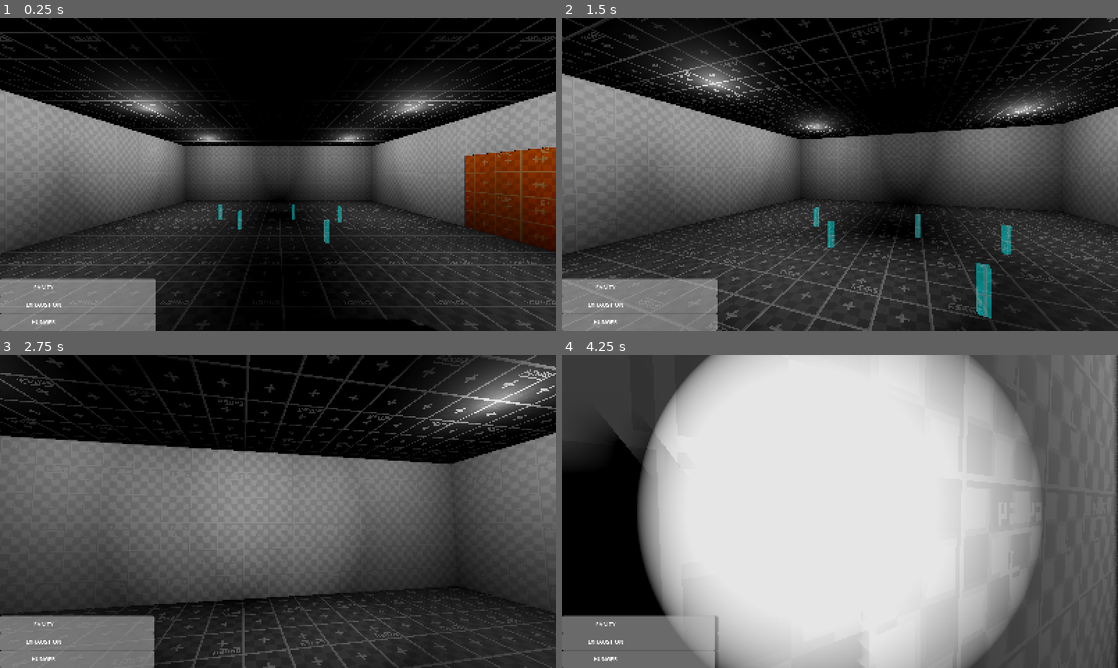
Above: before the commit, frames 1-4 (two rows, left to right).
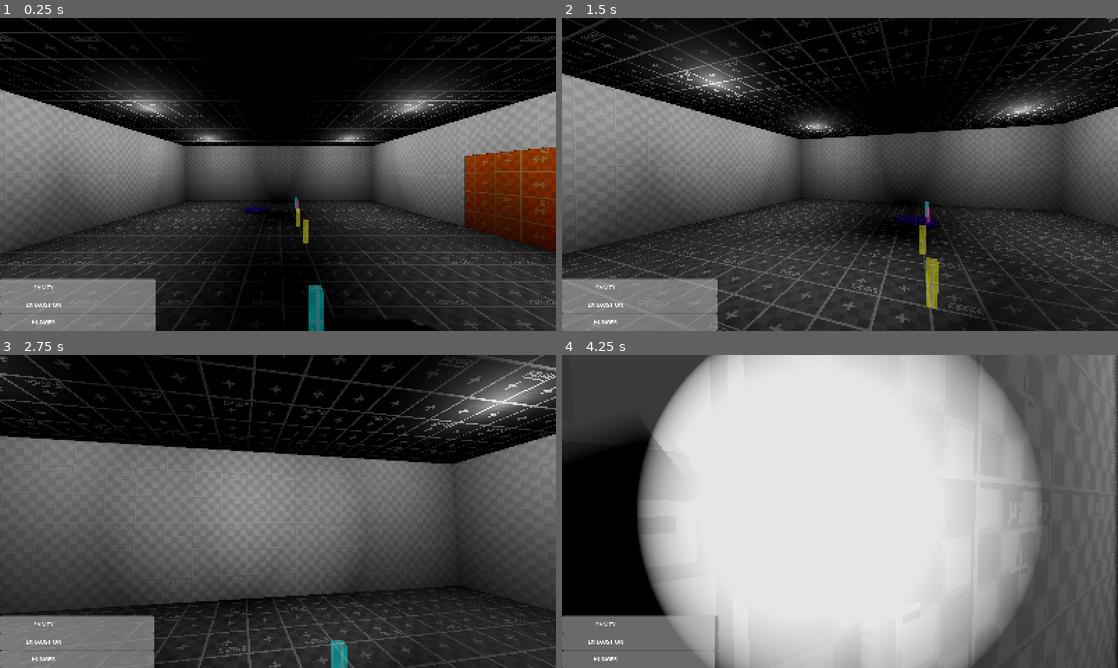
Above: after the commit, the same moments.

Repository: DustyBite/NoahProtocol
Game: Godot game, scene res://assets/TEMP/Scenes/TestingWorld.tscn
Same seed, same stepped clock (60 frames per second), same inputs: the game is played once before the commit and once after it.
Inputs (mouse positions are in pixels of both pictures, inside the frame that each line leads up to):
- Up to frame 1 (0.25 s): no input
- Up to frame 2 (1.5 s): tap Enter (ui_accept) at 0.5, 0.77 s; move the mouse to (867, 174) at 0.52 s; hold Ctrl (crouch) 0.53-1.28 s; hold W (forward) from 0.53 s (still down); move the mouse to (812, 174) at 1.27 s; tap F (flashlight) at 1.35 s
- Up to frame 3 (2.75 s): keep holding W (forward); tap Enter (ui_accept) at 1.52 s; move the mouse to (289, 505) at 2.02 s; hold E (interact) from 2.03 s (still down)
- Up to frame 4 (4.25 s): keep holding W (forward); move the mouse to (834, 517) at 2.77 s; release E (interact) at 2.78 s; click (834, 517) at 2.85 s; tap Enter (ui_accept) at 3.02, 3.77 s; move the mouse to (878, 514) at 3.52 s; right-click (878, 514) at 3.6 s

The runs differ from the first frame. In frame 1, 0.8% of the frame differs, in the area x 39-62%, y 57-100%; in frame 2, 1.5%; in frame 3, 7.0%, in the area x 0-100%, y 0-100%; in frame 4, 0.4%.

Commit message:
New BaseBotScript Added

Diff:
--- a/noah-protocol/assets/TEMP/Scenes/TestingWorld.tscn
+++ b/noah-protocol/assets/TEMP/Scenes/TestingWorld.tscn
@@ -5,9 +5,9 @@
 [ext_resource type="VoxelGIData" uid="uid://dux17gt4v6iad" path="res://assets/TEMP/Scenes/TestingWorld.VoxelGI_data.res" id="4_f8tqv"]
 [ext_resource type="PackedScene" uid="uid://bnr2yuqkqlt18" path="res://assets/interactables/cartridge/cartridgeCrate.tscn" id="5_02xml"]
 [ext_resource type="PackedScene" uid="uid://bo2nmrxaxn5nn" path="res://assets/TEMP/pallet/pallet.tscn" id="6_fmvhc"]
-[ext_resource type="PackedScene" uid="uid://cfr6037dw38lg" path="res://assets/TEMP/vehicles/palletCart/palletCart.tscn" id="7_gf6sq"]
-[ext_resource type="PackedScene" uid="uid://bjak7yqob2gwm" path="res://assets/TEMP/vehicles/pathMarkers/pathMarker.tscn" id="8_0bc61"]
-[ext_resource type="Script" uid="uid://3fip1xunc5pm" path="res://assets/TEMP/vehicles/pathMarkers/pathManager.gd" id="8_4lmr3"]
+[ext_resource type="PackedScene" uid="uid://cfr6037dw38lg" path="res://assets/bots/palletbot/palletBot.tscn" id="7_gf6sq"]
+[ext_resource type="PackedScene" uid="uid://bjak7yqob2gwm" path="res://assets/bots/pathMarkers/pathMarker.tscn" id="8_0bc61"]
+[ext_resource type="Script" uid="uid://3fip1xunc5pm" path="res://assets/bots/pathMarkers/pathManager.gd" id="8_4lmr3"]
 [ext_resource type="Environment" uid="uid://6vloryp1odkx" path="res://assets/TEMP/Environment.tres" id="15_eumgo"]
 
 [node name="root" type="Node3D" unique_id=1108410745]
@@ -41,33 +41,34 @@
 [node name="pallet" parent="." unique_id=1923136724 instance=ExtResource("6_fmvhc")]
 transform = Transform3D(1, 0, 0, 0, 1, 0, 0, 0, 1, -2.1756968, 0.14999959, 0.6680589)
 
-[node name="palletCart" parent="." unique_id=702302899 node_paths=PackedStringArray("chargePos", "palletGrabTEMP") instance=ExtResource("7_gf6sq")]
-transform = Transform3D(0.99999994, 0, 0, 0, 1, 0, 0, 0, 0.99999994, 2.8129153, 0.2469086, 1.5607176)
-chargePos = NodePath("../CHARGEPOS")
-palletGrabTEMP = NodePath("../pallet")
+[node name="palletBot" parent="." unique_id=702302899 node_paths=PackedStringArray("pathManager", "chargerObj") instance=ExtResource("7_gf6sq")]
+transform = Transform3D(0.99999994, 0, 0, 0, 1, 0, 0, 0, 0.99999994, 1.0560327, 0.24690884, 8.183881)
+moveSpeed = 1.0
+pathManager = NodePath("../botPathMarkers")
+chargerObj = NodePath("../CHARGEPOS")
 
 [node name="CHARGEPOS" type="Marker3D" parent="." unique_id=1994335116]
-transform = Transform3D(1, 0, 0, 0, 1, 0, 0, 0, 1, 0, 0, 5.3212733)
+transform = Transform3D(1, 0, 0, 0, 1, 0, 0, 0, 1, -2.1438968, 0, 3.3684149)
 
 [node name="botPathMarkers" type="Node3D" parent="." unique_id=1356329290]
 script = ExtResource("8_4lmr3")
 
 [node name="MarkerA" parent="botPathMarkers" unique_id=1273002714 node_paths=PackedStringArray("neighbors") instance=ExtResource("8_0bc61")]
-transform = Transform3D(1, 0, 0, 0, 1, 0, 0, 0, 1, -1.7735595, -1.1920929e-07, 6.3794193)
-neighbors = [NodePath("../MarkerB"), NodePath("../MarkerD")]
+transform = Transform3D(1, 0, 0, 0, 1, 0, 0, 0, 1, -0.6900779, -1.1920929e-07, 8.738953)
+neighbors = [NodePath("../MarkerB")]
 
 [node name="MarkerB" parent="botPathMarkers" unique_id=1614690176 node_paths=PackedStringArray("neighbors") instance=ExtResource("8_0bc61")]
-transform = Transform3D(1, 0, 0, 0, 1, 0, 0, 0, 1, -0.42163908, -2.3841858e-07, 6.747345)
+transform = Transform3D(1, 0, 0, 0, 1, 0, 0, 0, 1, -0.67612785, -1.1920929e-07, 7.758672)
 neighbors = [NodePath("../MarkerA"), NodePath("../MarkerC")]
 
 [node name="MarkerC" parent="botPathMarkers" unique_id=355448631 node_paths=PackedStringArray("neighbors") instance=ExtResource("8_0bc61")]
-transform = Transform3D(1, 0, 0, 0, 1, 0, 0, 0, 1, 1.0428298, -3.5762787e-07, 5.6570406)
-neighbors = [NodePath("../MarkerB"), NodePath("../MarkerD"), NodePath("../MarkerE")]
+transform = Transform3D(1, 0, 0, 0, 1, 0, 0, 0, 1, -0.48875153, -3.5762787e-07, 5.9078956)
+neighbors = [NodePath("../MarkerB"), NodePath("../MarkerD")]
 
 [node name="MarkerD" parent="botPathMarkers" unique_id=2102942211 node_paths=PackedStringArray("neighbors") instance=ExtResource("8_0bc61")]
-transform = Transform3D(1, 0, 0, 0, 1, 0, 0, 0, 1, -0.9687474, -3.5762787e-07, 4.577503)
-neighbors = [NodePath("../MarkerC"), NodePath("../MarkerA")]
+transform = Transform3D(1, 0, 0, 0, 1, 0, 0, 0, 1, -0.52215266, -3.5762787e-07, 4.5490847)
+neighbors = [NodePath("../MarkerC"), NodePath("../MarkerE")]
 
 [node name="MarkerE" parent="botPathMarkers" unique_id=1325421880 node_paths=PackedStringArray("neighbors") instance=ExtResource("8_0bc61")]
-transform = Transform3D(1, 0, 0, 0, 1, 0, 0, 0, 1, 1.8611047, -1.1920929e-07, 6.736345)
-neighbors = [NodePath("../MarkerC")]
+transform = Transform3D(1, 0, 0, 0, 1, 0, 0, 0, 1, -0.26738524, -1.1920929e-07, 2.0464468)
+neighbors = [NodePath("../MarkerD")]
--- /dev/null
+++ b/noah-protocol/assets/bots/botScriptBase.gd
@@ -0,0 +1,85 @@
+extends RigidBody3D
+class_name botBase
+
+#misc Vars
+var currentTask: String = "idle"
+
+#Movement Vars
+@export_group("Movement")
+@export var angelWindow: float = .5
+@export var rotationSpeed: float = 1.0
+@export var moveSpeed: float = 3.0
+@export var locTolerance: float = 0.05
+@export var pathManager: Node3D
+var pathNodes: Array
+var currentPathPos: int = 0
+var currentNode: Node
+var previousNode: Node
+var location: String = ""
+
+#Battery/Charger Vars
+@export_group("Battery & Charger")
+@export var chargerObj: Node
+
+func _ready() -> void:
+	pass # Replace with function body.
+
+
+# Called every frame. 'delta' is the elapsed time since the previous frame.
+func _process(_delta: float) -> void:
+
+	checkTask()
+
+func _physics_process(delta: float) -> void:
+
+	if location == "movement":
+		moveTo(delta)
+
+func checkTask():
+	match currentTask:
+		"idle":
+			var botPos = global_position
+			botPos.y = 0
+			var chargerPos = chargerObj.global_position
+			chargerPos.y = 0
+			if botPos.distance_to(chargerPos) < locTolerance:
+				if location == "charger":
+					return
+				location = "charger"
+				pathManager.clearPath(pathNodes)
+				pathNodes.clear()
+				return
+			else:
+				location = "movement"
+				if !pathNodes.is_empty():
+					return
+
+				var markA = pathManager.findClosest(self)
+				var markB = pathManager.findClosest(chargerObj)
+				pathNodes = pathManager.getPath(markA, markB)
+				pathNodes.append(chargerObj)
+				currentNode = pathNodes[0]
+				currentNode.indicator = "target"
+
+func moveTo(delta):
+	if pathNodes.is_empty():
+		return
+
+	var botPos = global_position
+	var curNodePos = currentNode.global_position
+	curNodePos.y = botPos.y
+	if botPos.distance_to(curNodePos) < locTolerance:
+		getNextNode()
+	elif botPos.distance_to(curNodePos) > locTolerance:
+		global_position = global_position.move_toward(curNodePos, moveSpeed * delta)
+		return
+
+func getNextNode():
+	currentPathPos += 1
+	if currentPathPos < pathNodes.size():
+		if previousNode != null and "indicator" in previousNode:
+			previousNode.indicator = "plain"
+		previousNode = currentNode
+		currentNode = pathNodes[currentPathPos]
+		if "indicator" in currentNode:
+			currentNode.indicator = "target"
--- a/noah-protocol/assets/TEMP/vehicles/palletCart/palletCart.tscn
+++ b/noah-protocol/assets/bots/palletbot/palletBot.tscn
@@ -1,7 +1,7 @@
 [gd_scene format=3 uid="uid://cfr6037dw38lg"]
 
 [ext_resource type="Material" uid="uid://cgjk75ltym2hg" path="res://DevAssets/Materials/PalletOne/DM_Violet.tres" id="1_gfh8h"]
-[ext_resource type="Script" uid="uid://d4ar2yyviyvfp" path="res://assets/TEMP/vehicles/palletCart/palletCartScript.gd" id="1_tmoy2"]
+[ext_resource type="Script" uid="uid://ch01pk16d2t8m" path="res://assets/bots/palletbot/palletBotScript.gd" id="1_k3lcn"]
 
 [sub_resource type="CylinderShape3D" id="CylinderShape3D_0bc61"]
 height = 0.1
@@ -12,11 +12,11 @@
 [sub_resource type="BoxMesh" id="BoxMesh_g4v7s"]
 size = Vector3(0.1, 0.09, 0.1)
 
-[node name="palletCart" type="RigidBody3D" unique_id=702302899]
+[node name="palletBot" type="RigidBody3D" unique_id=702302899]
 collision_layer = 8
 collision_mask = 9
 center_of_mass_mode = 1
-script = ExtResource("1_tmoy2")
+script = ExtResource("1_k3lcn")
 
 [node name="CollisionShape3D" type="CollisionShape3D" parent="." unique_id=639908087]
 transform = Transform3D(1, 0, 0, 0, 1, 0, 0, 0, 1, 0, 0.05, 0)
--- /dev/null
+++ b/noah-protocol/assets/bots/palletbot/palletBotScript.gd
@@ -0,0 +1,12 @@
+extends botBase
+
+# Called when the node enters the scene tree for the first time.
+func _ready() -> void:
+	super._ready()
+	pass # Replace with function body.
+
+
+# Called every frame. 'delta' is the elapsed time since the previous frame.
+func _process(delta: float) -> void:
+	super._process(delta)
+	pass
--- a/noah-protocol/assets/TEMP/vehicles/palletCart/palletCartScript.gd
+++ b/noah-protocol/assets/bots/palletbot/palletCartScriptOLD.gd
@@ -2,15 +2,17 @@
 
 # Exports
 
-@export var nodes: Array[Marker3D]
+@export var pathNodes: Array
 @export var angelWindow: float = .5
 @export var rotationSpeed: float = 1.0
 @export var moveSpeed: float = 3.0
+@export var pathManager: Node3D
+@export var locationTolerance: float = .05
 
 @export_group("Battery")
 @export var batActiveDrainRate : float = 1.0
 @export var batPassiveDrainRate : float = 0.5
-@export var chargePos : Node
+@export var chargeObj : Node
 
 @export_group("TEMP")
 @export var palletGrabTEMP: Node
@@ -29,6 +31,7 @@
 var savedTarget : Node
 
 var batLevel : float = 100
+var batDrainRate : float = 1.0
 var batDead : bool = false
 var batNeedCharge: bool = false
 
@@ -37,26 +40,18 @@
 var palletGrabbed: bool = false
 
 var hasTask: bool = false
+var currentTask: String = "idle"
 
-func _ready() -> void:
-	if palletGrabTEMP != null:
-		arrived = false
-		currentTarget = palletGrabTEMP
-		targetPallet = true
-
-func _process(delta: float) -> void:
+func _process(_delta: float) -> void:
 	if batDead:
 		return
+
+	checkTask()
 
 	if arrived and !batNeedCharge:
 		getNextPoint()
 
-	if moving or rotating:
-		batLevel -= delta * batActiveDrainRate
-	else:
-		batLevel -= delta * batPassiveDrainRate
-
-	#print(batLevel)
+	#batLevel -= delta * batDrainRate
 
 	if batLevel < 50:
 		batNeedCharge = true
@@ -67,11 +62,21 @@
 	if batDead:
 		return
 
-	if !batNeedCharge:
-		botMovement(currentTarget,delta)
-	else:
-		savedTarget = currentTarget
-		chargeBot(chargePos,delta)
+	botMovement(currentTarget,delta)
+
+func checkTask():
+	match currentTask:
+		"idle":
+			var botPos = global_position
+			botPos.y = 0
+			var chargerPos = chargeObj.global_position
+			chargerPos.y = 0
+			if botPos.distance_to(chargerPos) < locationTolerance:
+				return
+			else:
+				var markA = pathManager.findClosest(self)
+				var markB = pathManager.findClosest(chargeObj)
+				pathNodes = pathManager.getPath(markA, markB)
 
 func botMovement(target, delta):
 	if target == null:
@@ -96,7 +101,6 @@
 		arrived = true
 
 func moveToTarget(target, delta):
-	var locationTolerance = .05
 	var targetPos = target.global_position
 	targetPos.y = global_position.y
 
@@ -123,20 +127,20 @@
 		rotating = false
 
 func getNextPoint():
-	if nodes == null:
+	if pathNodes == null:
 		return
 
 	if !hasTask:
-		currentTarget = chargePos
+		currentTarget = chargeObj
 		return
 
-	if targetCount < nodes.size():
-		currentTarget = nodes[targetCount]
+	if targetCount < pathNodes.size():
+		currentTarget = pathNodes[targetCount]
 		targetCount += 1
 		arrived = false
 	else:
 		targetCount = 0
-		currentTarget = nodes[targetCount]
+		currentTarget = pathNodes[targetCount]
 		arrived = false
 
 func chargeBot(target, delta):
--- a/noah-protocol/assets/TEMP/vehicles/pathMarkers/pathManager.gd
+++ b/noah-protocol/assets/bots/pathMarkers/pathManager.gd
@@ -44,4 +44,5 @@
 
 func clearPath(nodePath):
 	for marker in nodePath:
-		marker.indicator = "plain"
+		if "indicator" in marker:
+			marker.indicator = "plain"
--- a/noah-protocol/assets/TEMP/vehicles/pathMarkers/pathMarker.tscn
+++ b/noah-protocol/assets/bots/pathMarkers/pathMarker.tscn
@@ -1,6 +1,6 @@
 [gd_scene format=3 uid="uid://bjak7yqob2gwm"]
 
-[ext_resource type="Script" uid="uid://dcyle8p4bo8p6" path="res://assets/TEMP/vehicles/pathMarkers/pathMarkerScript.gd" id="1_3nfku"]
+[ext_resource type="Script" uid="uid://dcyle8p4bo8p6" path="res://assets/bots/pathMarkers/pathMarkerScript.gd" id="1_3nfku"]
 
 [sub_resource type="BoxMesh" id="BoxMesh_g4v7s"]
 size = Vector3(0.1, 0.5, 0.1)
Not shown, added: noah-protocol/assets/bots/botScriptBase.gd.uid
Not shown, added: noah-protocol/assets/bots/palletbot/palletBotScript.gd.uid
Renamed: noah-protocol/assets/TEMP/vehicles/palletCart/palletCartScript.gd.uid -> noah-protocol/assets/bots/palletbot/palletCartScriptOLD.gd.uid
Renamed: noah-protocol/assets/TEMP/vehicles/pathMarkers/pathManager.gd.uid -> noah-protocol/assets/bots/pathMarkers/pathManager.gd.uid
Renamed: noah-protocol/assets/TEMP/vehicles/pathMarkers/pathMarkerScript.gd -> noah-protocol/assets/bots/pathMarkers/pathMarkerScript.gd
Renamed: noah-protocol/assets/TEMP/vehicles/pathMarkers/pathMarkerScript.gd.uid -> noah-protocol/assets/bots/pathMarkers/pathMarkerScript.gd.uid
